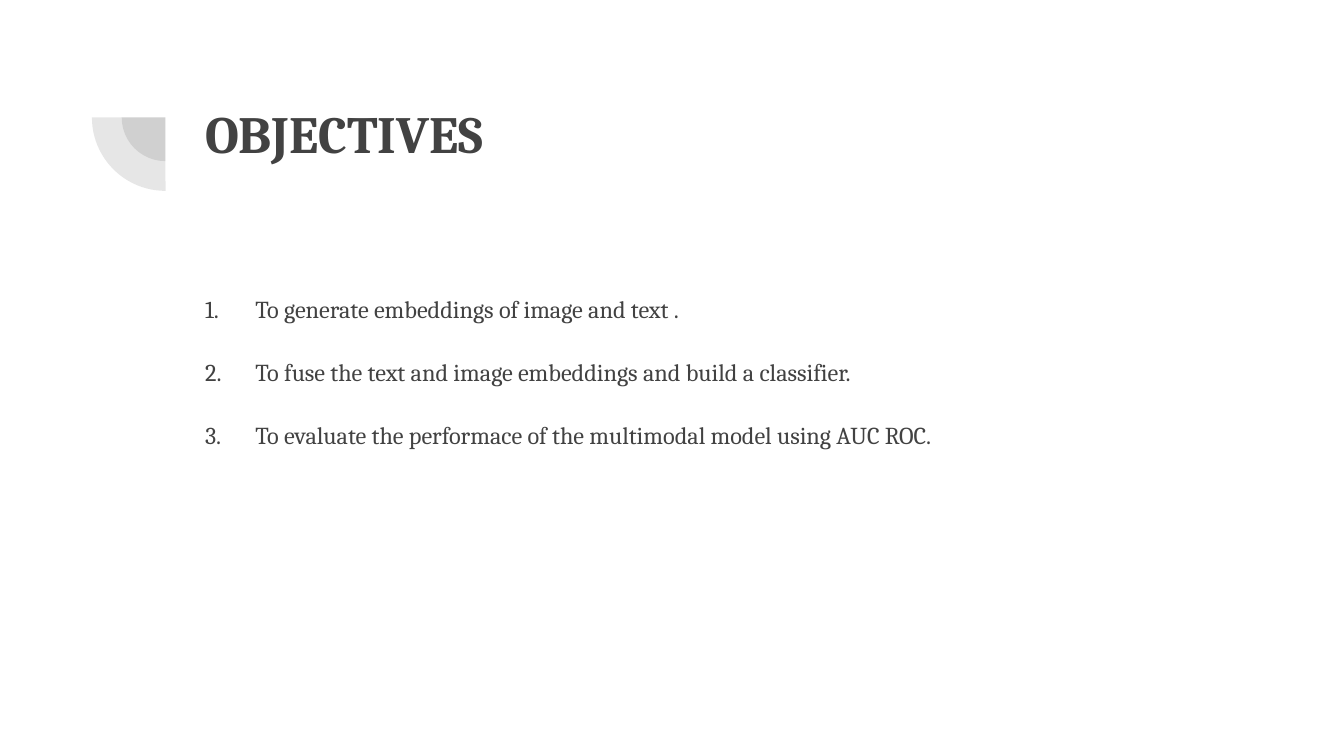
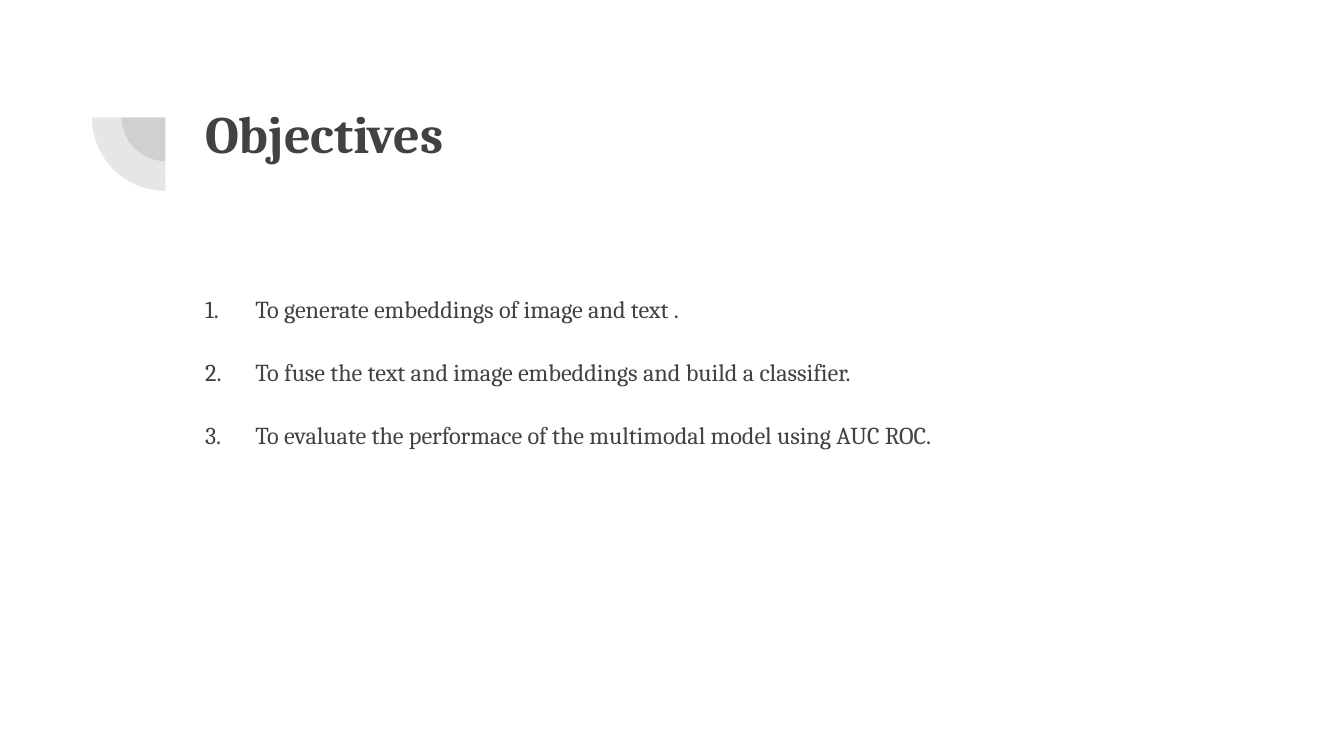
Before and after one commit to VarunBohara/Mini-Project-Documents, a slide deck: slide 6 of MINI PROJECT REVIEW.pptx. Drawn at 1344x756 pixels with LibreOffice and Linux fonts; fonts in the diff are those of the drawing. Boxes give left, top, right and bottom in pixels: in the first picture for what was removed or moved away, otherwise in the second. Text is boxed around its words. In the diff, an @@ line names an element or a change of style, - is before the commit and + after.

```diff
--- a/MINI PROJECT REVIEW.pptx
+++ b/MINI PROJECT REVIEW.pptx
@@ title at [205,116,443,165]: text changed @@
-OBJECTIVES
+Objectives
```
Also in this commit, not shown: 11 other slides changed.
